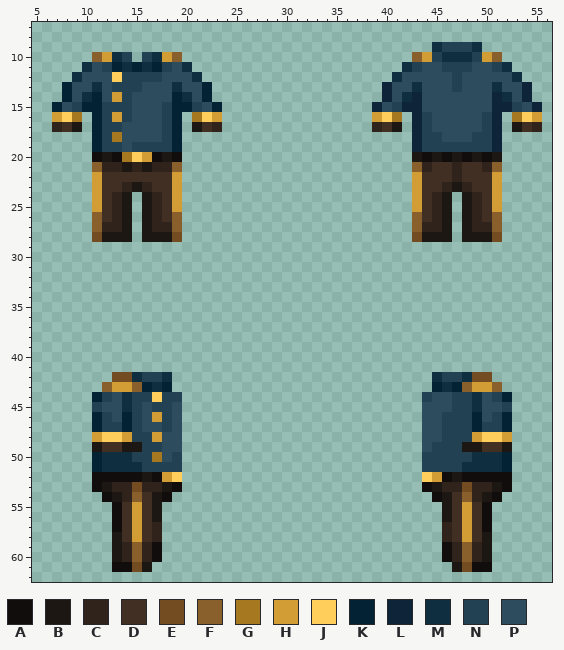
File history of a pixel-art sprite, Resources/Textures/Clothing/Uniforms/Jumpsuit/captain.rsi/equipped-INNERCLOTHING.png. Above: the version before the commit.
The file is 64x64 pixels. Colours within 5 levels of each other are drawn and written as one. Shown: x 5..56, y 7..62.
Palette (. is transparent): A #110d0c  B #1d1714  C #2f231c  D #412f24  E #734c21  F #895f2c  G #a6781f  H #d39d36  J #ffce5b  K #032234  L #0e2539  M #0f2e40  N #224153  P #2d4c5e
Pixels before (only the part around the change), first column x 5:
 7 ....................................................
 8 ....................................................
 9 ........................................MNNNM.......
10 ......FHMN.NMHF.......................FHNMMMNHF.....
11 .....MPNKMKMKNPM.....................MNPPNNNPPNM....
12 ....MPPPJNNNNPPPM...................MPPPPPNPPPPPM...
13 ...KPPMPNNNPPPMPPK.................LPPMPPPNPPPMPPL..
14 ...KPMKPHNPPPPKMPK.................LPMLPPPPPPPLMPL..
15 ..KPNKKNNNPPPNKKNPK...............LPNLLPPPPPPPLLNPL.
16 ..HJG.KNHNPPPNK.GJH...............HJG.LNPPPPPNL.GJH.
17 ..CDB.KNNPPPPNK.BDC...............CDB.LNPPPPPNL.BDC.
18 ......KNGPPPPNK.......................LNNPPPNNL.....
19 ......KNNPNNNNK.......................LNNNNNNNL.....
20 ......ABAGJHABA.......................BABABABAB.....
21 ......FCCBCBCCF.......................FCDDCDDCF.....
22 ......HDDDDDDDH.......................HDDDCDDDH.....
23 ......HDDCBCDDH.......................HDDCBCDDH.....
24 ......HDCB.BCDH.......................HDCB.BCDH.....
25 ......HDCB.BCDH.......................HDCB.BCDH.....
26 ......FDCB.BCDF.......................FDCB.BCDF.....
27 ......FCCB.BCCF.......................FCCB.BCCF.....
28 ......EBBB.BBBE.......................EBBB.BBBE.....
29 ....................................................
30 ....................................................
31 ....................................................
32 ....................................................
33 ....................................................
34 ....................................................
35 ....................................................
36 ....................................................
37 ....................................................
38 ....................................................
39 ....................................................
40 ....................................................
41 ....................................................
42 ........EEMNNM..........................MNNMEE......
43 .......FHHFKMK..........................KMKFHHF.....
44 ......KNPMNNJNN........................NPPNNMPNK....
45 ......NPPMNPNNP........................PPPNNMPPN....
46 ......KNPKNPHNP........................PPNNNKPNK....
47 ......KNNKNPPNP........................PPNNNKNNK....
48 ......HJJHNNHPP........................PPNNNHJJH....
49 ......BDDBBNNPP........................PNNNBBDDB....
50 ......KMMMNNGPN........................NNNNNMMMK....
51 ......KMMMMNNNN........................NNNNMMMMK....
52 ......AAAAABAHJ........................JHABAAAAA....
53 ......ABCCECCBA........................ABCCECCBA....
54 .......ABCFDBA..........................ABDFCBA.....
55 ........ADHDB............................BDHDA......
56 ........ADHDB............................BDHDA......
57 ........ADHDC............................CDHDA......
58 ........BDHDC............................CDHDB......
59 ........BCFCA............................ACFCB......
60 ........BCFCA............................ACFCB......
61 ........AAEB..............................BEAA......
62 ....................................................
The result:
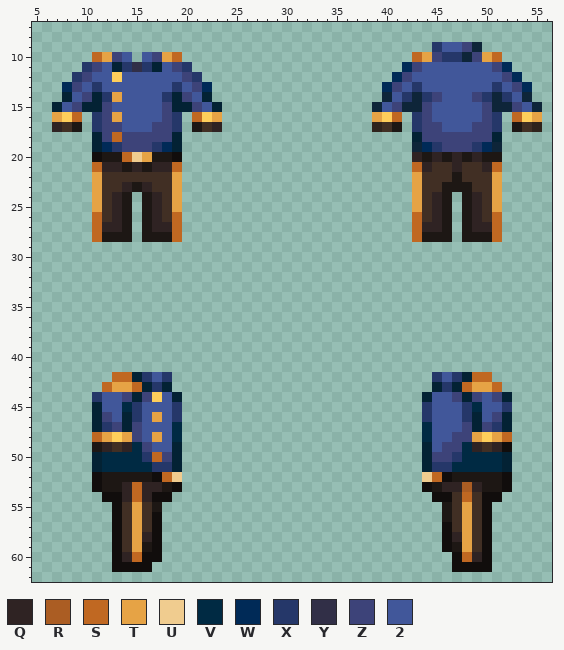
Colours new in this view: Q #2f2323  R #ab5d23  S #c06822  T #e6a345  U #f0cc8f  V #002a43  W #002a57  X #253769  Y #312f47  Z #3d4379  2 #41579a
Change:
Changed rows in their new state; - is an unchanged pixel.
first column x 7:
 9 --------------------------------------X22ZL------
10 ----STZ2-2ZTS-----------------------STZXXLZTS----
11 ---XZ2-XYX-2ZX---------------------WZ2222222ZW---
12 --XZ22-222222ZX-------------------WZ222222222ZW--
13 -WZ2X2222222X2ZW-----------------WZ2X2222222X2ZW-
14 --2Z-XT2222X-Z2-------------------2X-XZ222ZX-X2--
15 -2Z--Z22222Z--Z2-----------------2Z--Z22222Z--Z2-
16 T-S-XZT2222ZX-S-T---------------T-S-XZ22222ZX-S-T
17 Q---XZZ222ZZX---Q-------------------XZZ222ZZX----
18 -----ZSZZZZZ------------------------KZZZZZZZK----
19 -----WXZZZXW-------------------------WXZZZXW-----
20 ------BSUTB-------------------------QBQBQBQB-----
21 ----SQQ-Q-QQS-----------------------SQ--Q--QS----
22 ----T-------T-----------------------T---B---T----
23 ----T--Q-Q--T-----------------------T--B-B--T----
24 ----T-Q---Q-T-----------------------T-Q---Q-T----
25 ----T-Q---Q-T-----------------------T-Q---Q-T----
26 ----S-Q---Q-S-----------------------S-Q---Q-S----
27 ----SQQ---QQS-----------------------SQQ---QQS----
28 ----S-------S-----------------------S-------S----
first column x 11:
42 --SSKX2X--------------------------X2XKSS--
43 -STTS-X----------------------------X-STTS-
44 X22ZKZ-2K------------------------K22ZKZ2Z-
45 K22VX222X------------------------X222XV22X
46 -Z2-X2T2X------------------------X222X-2Z-
47 -XZ-Z222V------------------------V222Z-ZX-
48 ST-TZ2T2V------------------------V22ZZT-TS
49 -Q-QVZ22K------------------------K2ZZVQ-QA
50 -VVVVXSZK------------------------KZZXVVVV-
51 -VVVVVXXK------------------------KXXVVVVV-
52 -BBBB--SU------------------------US--BBBB-
53 --BQSQQ----------------------------QQRQB--
54 --AQSQA----------------------------A-SDA--
55 ----T--------------------------------T----
56 ----T-A------------------------------T----
57 ----T-A----------------------------A-T----
58 --A-TQA----------------------------AQT-A--
59 --ADTB------------------------------BTDA--
60 --AQSA-----------------------------.ASQA--
61 ----AA------------------------------AA----
